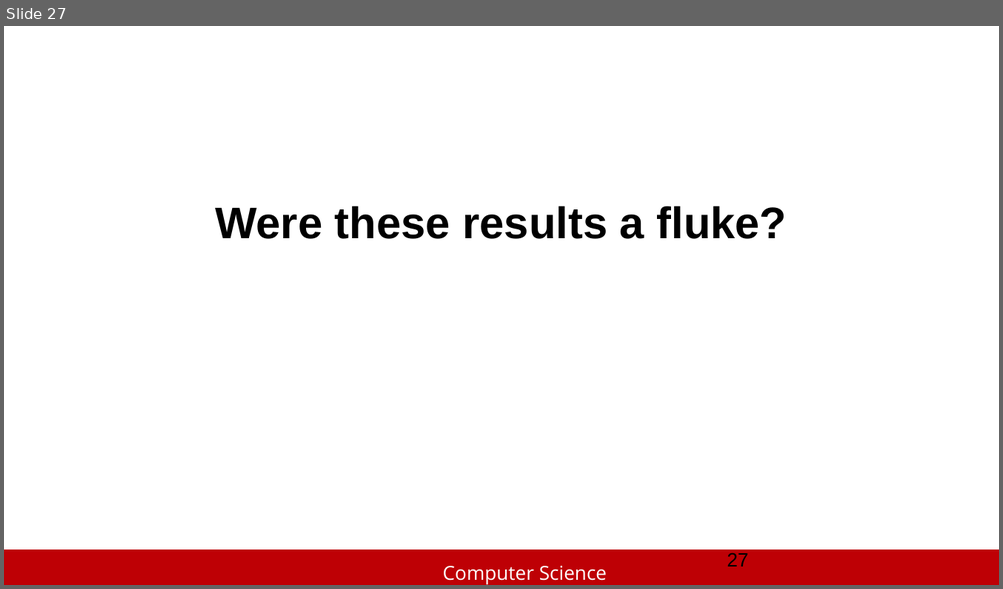
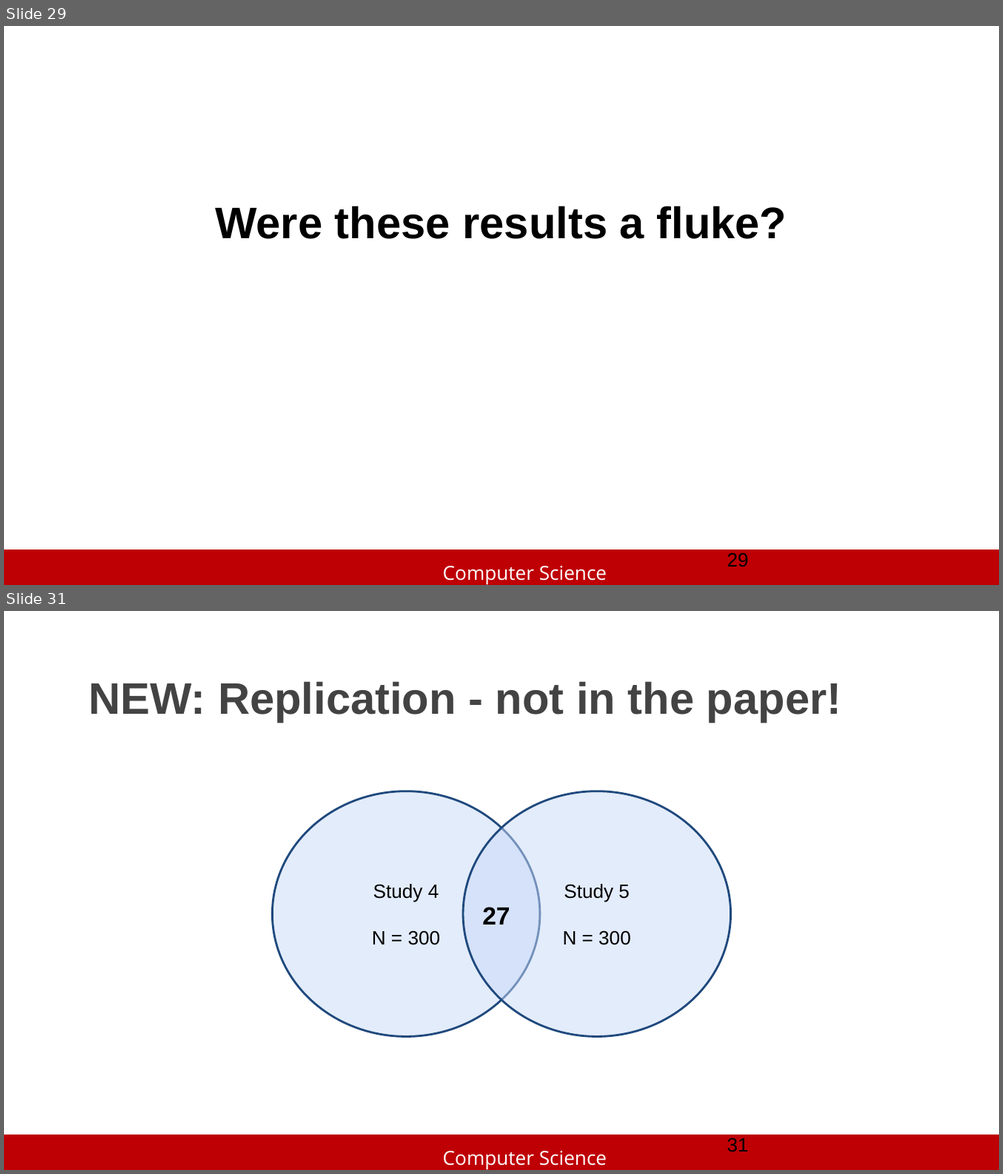
Before and after one commit to slhttc/slhttc.github.io, a slide deck: cv/Exploring Crowd Consistency in a Mechanical Turk Survey.pptx. Shown one above the other, each under a label of ours: slide 27 before the commit, slides 29 and 31 after it; the slides between them are not shown. The pictures are 1003x589 and 1003x1174 pixels, drawn with LibreOffice and Linux fonts; fonts in the diff are those of the drawing; background and template pictures are left out. Boxes give left, top, right and bottom in pixels: in the first picture for what was removed or moved away, otherwise in the second. Text is boxed around its words. In the diff, an @@ line names an element or a change of style, - is before the commit and + after.

```diff
--- a/cv/Exploring Crowd Consistency in a Mechanical Turk Survey.pptx
+++ b/cv/Exploring Crowd Consistency in a Mechanical Turk Survey.pptx
@@ slide 31 added at (x1=4, y1=611, x2=999, y2=1170), background #FFFFFF; not listed: 2 template elements that a slide beside it also shows @@
@@ title added at (x1=88, y1=681, x2=842, y2=722), 32 pt, text #434343, bold @@
+NEW: Replication - not in the paper!
@@ ellipse added at (x1=273, y1=791, x2=540, y2=1037), fill #C9DAF8 at 50% opacity, outline #1F497D 1.5 pt, 14 pt, text #000000 @@
+Study 4
+N = 300
@@ ellipse added at (x1=463, y1=791, x2=730, y2=1037), fill #C9DAF8 at 50% opacity, outline #1F497D 1.5 pt, 14 pt, text #000000 @@
+Study 5
+N = 300
@@ text added at (x1=482, y1=907, x2=509, y2=925), 18 pt, text #000000, bold @@
+27
@@ page number added at (x1=727, y1=1138, x2=748, y2=1153), 14 pt, text #000000 @@
+31
@@ what was slide 27 is now slide 29 @@
@@ page number at (x1=727, y1=553, x2=748, y2=568): text changed @@
-27
+29
```
Also in this commit, not shown: 6 slides changed, 6 other slides added, 3 slides removed.
